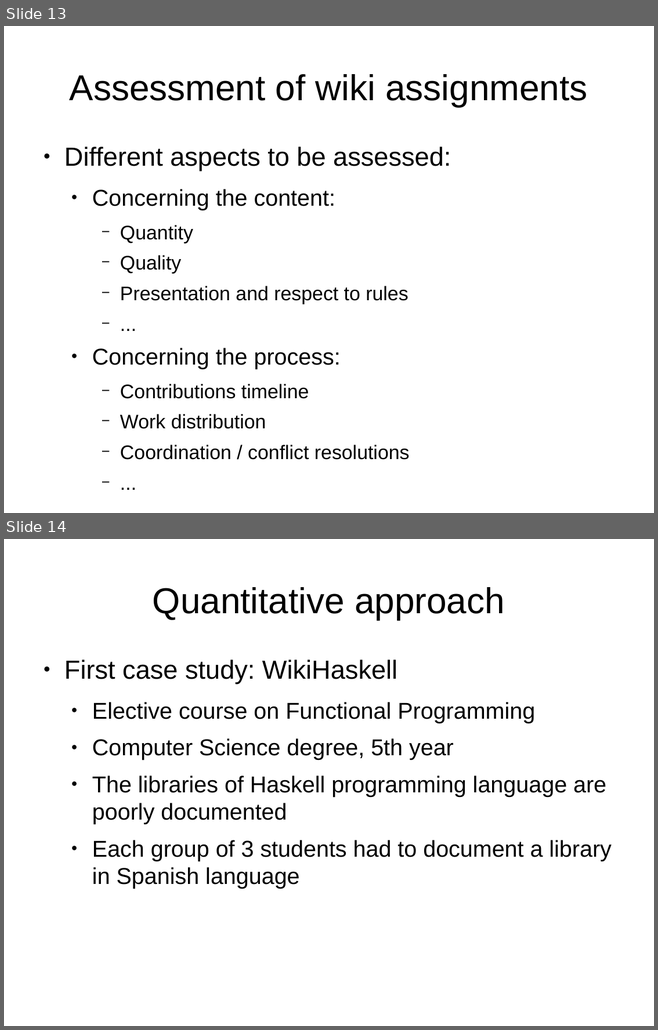
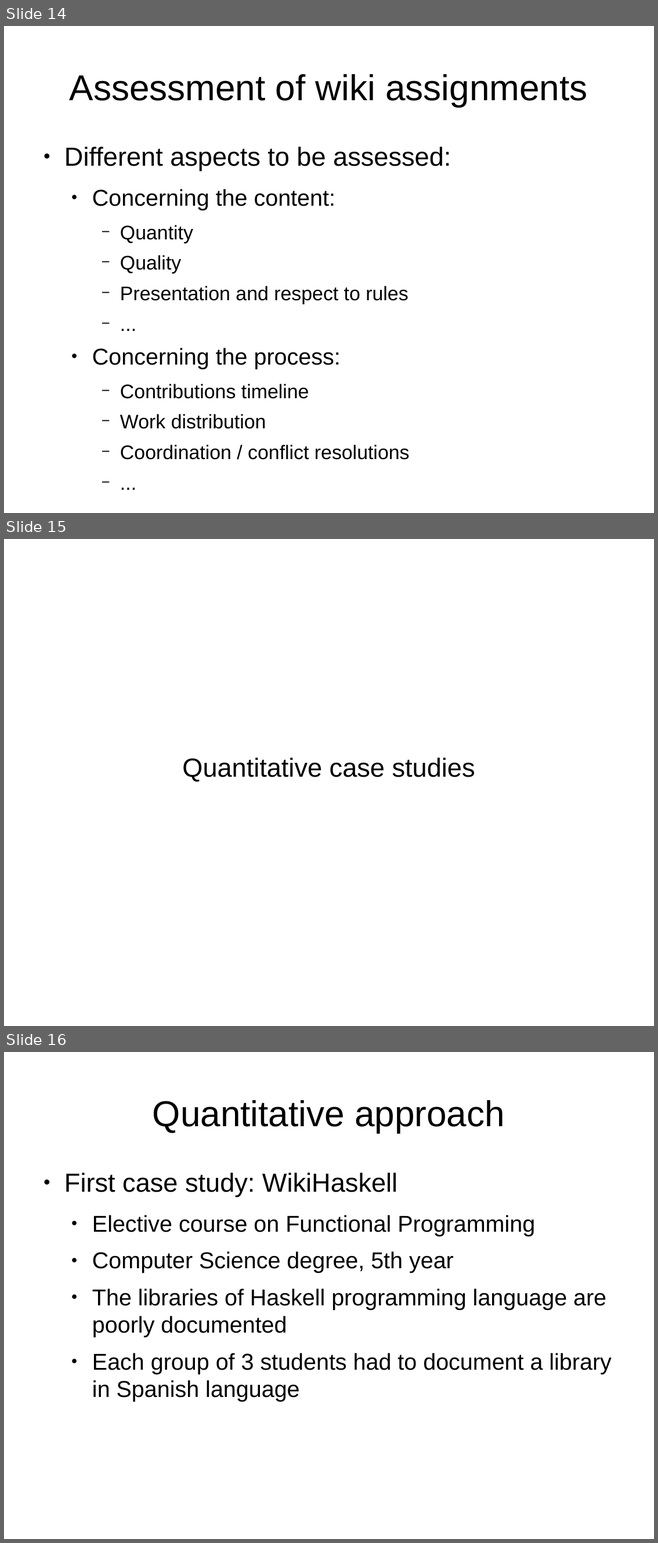
Before and after one commit to DrPantera/wikis4education, a slide deck: brunel-2014/wiki-assessment.odp. Shown one above the other, each under a label of ours: slides 13 and 14 before the commit, slides 14, 15 and 16 after it. The pictures are 658x1030 and 658x1543 pixels, drawn with LibreOffice and Linux fonts; fonts in the diff are those of the drawing. Boxes give left, top, right and bottom in pixels: in the first picture for what was removed or moved away, otherwise in the second. Text is boxed around its words. In the diff, an @@ line names an element or a change of style, - is before the commit and + after.

```diff
--- a/brunel-2014/wiki-assessment.odp
+++ b/brunel-2014/wiki-assessment.odp
@@ slide 15 added at bbox=[4, 539, 654, 1026], background #FFFFFF @@
@@ subtitle added at bbox=[182, 758, 475, 781], 32 pt, text #000000 @@
+Quantitative case studies
@@ what was slide 13 is now slide 14 @@
@@ what was slide 14 is now slide 16 @@
```
Also in this commit, not shown: 7 slides changed, 3 other slides added.
